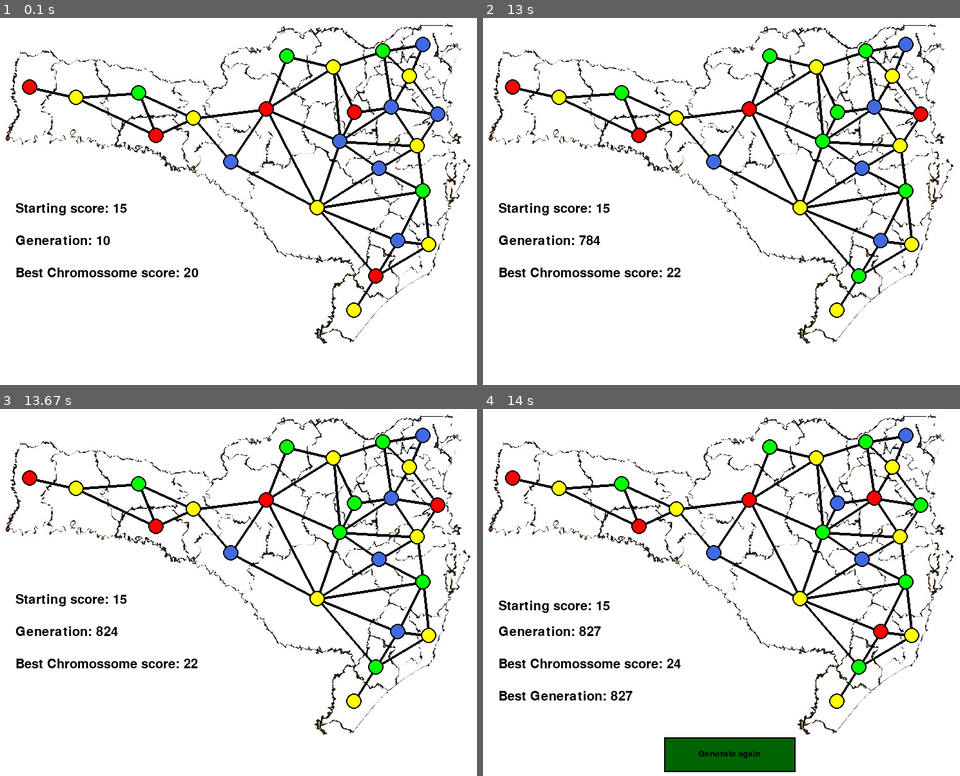
Above: before the commit, frames 1-4 (two rows, left to right).
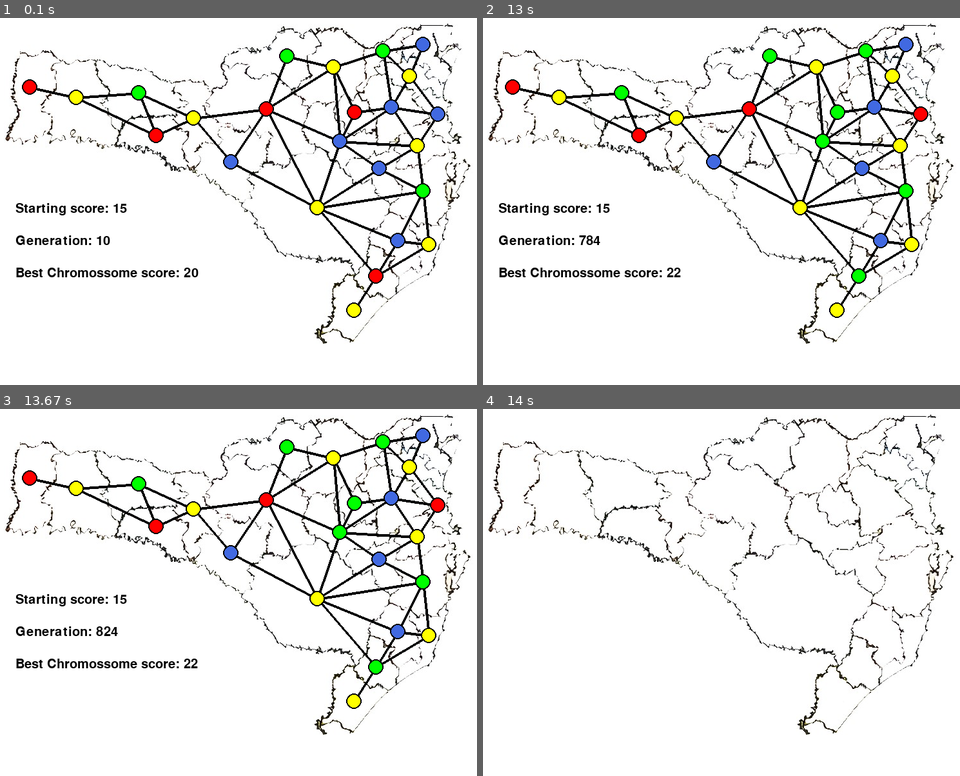
Above: after the commit, the same moments.

Repository: PatrickStyle66/Map_Coloring_Problem_With_Genetic_Algorithm
Game: pygame game, started from main.py
Same seed, same stepped clock (60 frames per second), same inputs: the game is played once before the commit and once after it.
Inputs (mouse positions are in pixels of both pictures, inside the frame that each line leads up to):
- Up to frame 1 (0.1 s): no input
- Up to frame 2 (13 s): no input
- Up to frame 3 (13.67 s): no input
- Up to frame 4 (14 s): click (812, 753) at 13.88 s, where only the run after the commit has a clickable "Step By Step"

Frames 1-3 are identical in both runs. In frame 4, 9.1% of the frame differs, in the area x 3-94%, y 5-99%.

Commit message:
WIP(Steps):Added step by step option

Diff:
--- a/main.py
+++ b/main.py
@@ -16,8 +16,29 @@
 population = InitialPop[:]
 score = 0
 iter = 1
-regen = button((0, 100, 0), 309, 550, 200, 50, std_button('Generate again',0))
+regen = button((0, 100, 0), 159, 550, 200, 50, std_button('Generate again',0))
+step_by_step = button((0, 100, 0), 434, 550, 200, 50, std_button('Step By Step',0))
 show_button = False
+MapsList = []
+
+def StepFunc(MapsList):
+    run = True
+    currentMap = 0
+    while run:
+        win.blit(bg, (0, 0))
+        for event in pygame.event.get():
+            pos = pygame.mouse.get_pos()
+            if event.type == pygame.QUIT:
+                run = False
+                pygame.quit()
+        for i in range(1, 25):
+            for j in ScMap[str(i)]:
+                pygame.draw.line(win, [0, 0, 0], ScPositions[(str(i))], ScPositions[(str(j))], width=4)
+        for position in ScPositions:
+            pygame.draw.circle(win, [0, 0, 0], ScPositions[position], 12)
+            pygame.draw.circle(win, ScColors[MapsList[currentMap][1][position]], ScPositions[position], 10)
+
+
 while run:
     win.blit(bg,(0,0))
     for event in pygame.event.get():
@@ -35,6 +56,12 @@
                 iter = 1
         else:
             regen.color = (0, 100, 0)
+        if step_by_step.isOver(pos) and show_button:
+            step_by_step.color = (0,255,0)
+            if event.type == pygame.MOUSEBUTTONDOWN:
+                StepFunc(MapsList)
+        else:
+            step_by_step.color = (0, 100, 0)
     for i in range(1, 25):
         for j in ScMap[str(i)]:
             pygame.draw.line(win,[0,0,0],ScPositions[(str(i))],ScPositions[(str(j))],width=4)
@@ -54,7 +81,10 @@
         NextGen = population[:10]
         best = population[0]
         print(best)
+        previous_score = score
         score = best[0]
+        if score > previous_score:
+            MapsList.append(best)
         if iter == 1:
             startingscore = score
         population = NextGen[:]
@@ -73,6 +103,7 @@
         bestgen = font.render(f'Best Generation: {iter}', 1, (0, 0, 0))
         show_button = True
         regen.draw(win, (0, 0, 0))
+        step_by_step.draw(win,(0,0,0))
         win.blit(startscore,(50,335))
         win.blit(generation, (50, 375))
         win.blit(genscore, (50, 425))
